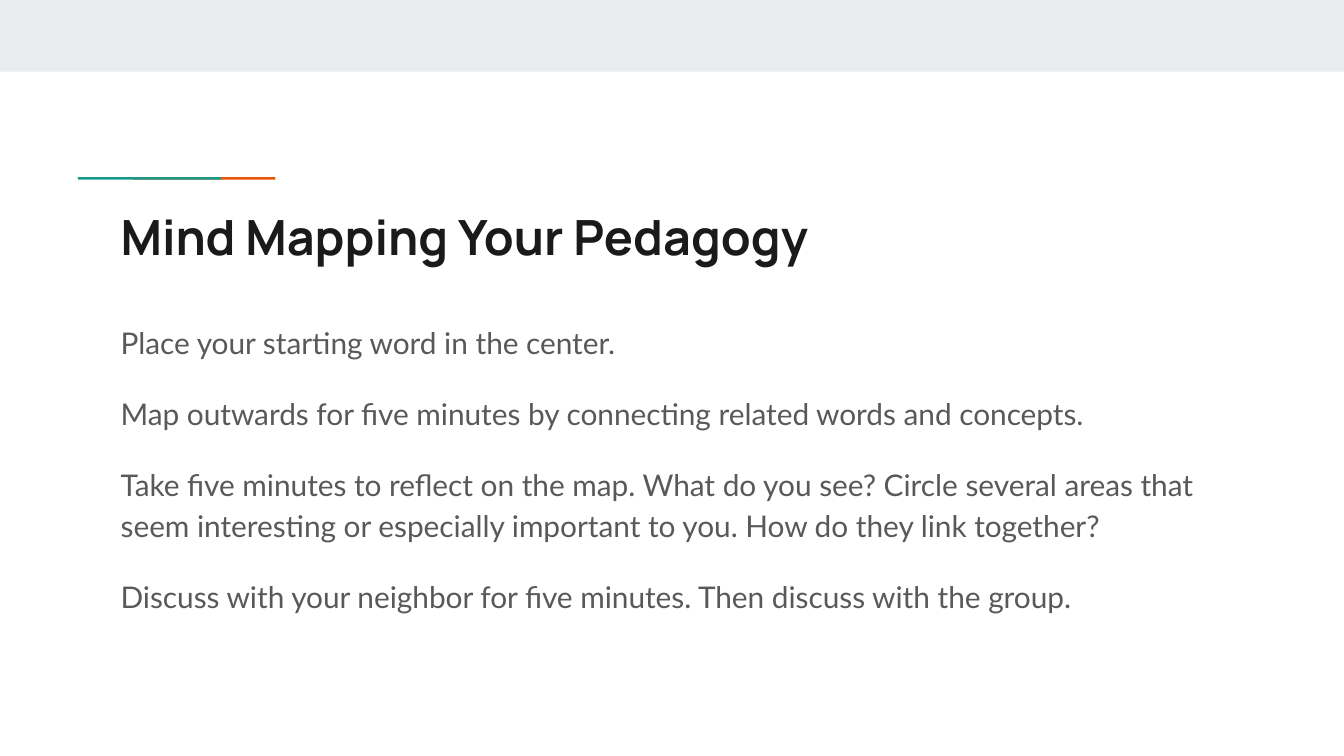
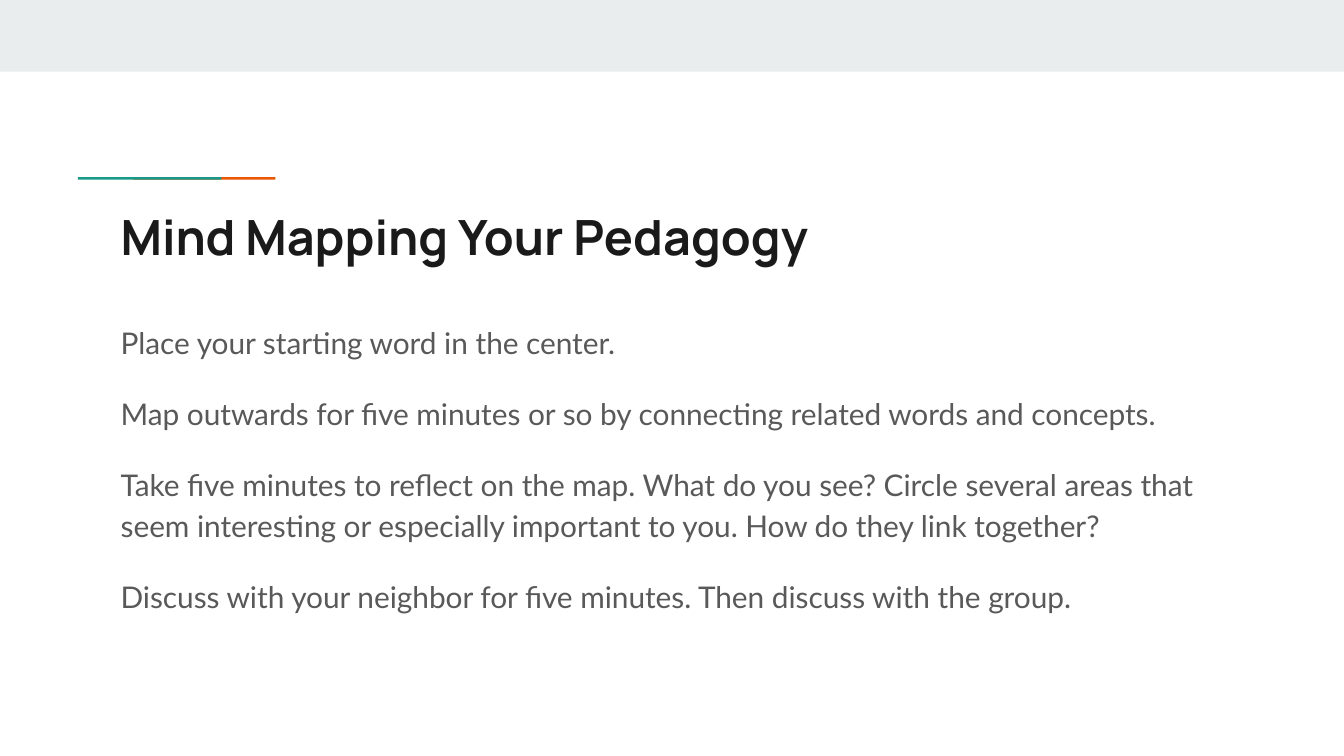
Before and after one commit to scholarslab/praxis, a slide deck: slide 13 of assets/mind-mapping-your-pedagogy.pptx (slide 12 before the commit). Drawn at 1344x756 pixels with LibreOffice and Linux fonts; fonts in the diff are those of the drawing. Boxes give left, top, right and bottom in pixels: in the first picture for what was removed or moved away, otherwise in the second. Text is boxed around its words. In the diff, an @@ line names an element or a change of style, - is before the commit and + after.

```diff
--- a/assets/mind-mapping-your-pedagogy.pptx
+++ b/assets/mind-mapping-your-pedagogy.pptx
@@ text at (121,403,1155,431): text changed @@
-Map outwards for five minutes by connecting related words and concepts.
+Map outwards for five minutes or so by connecting related words and concepts.
```
Also in this commit, not shown: 1 other slide changed, 1 slide added, 4 other files.
